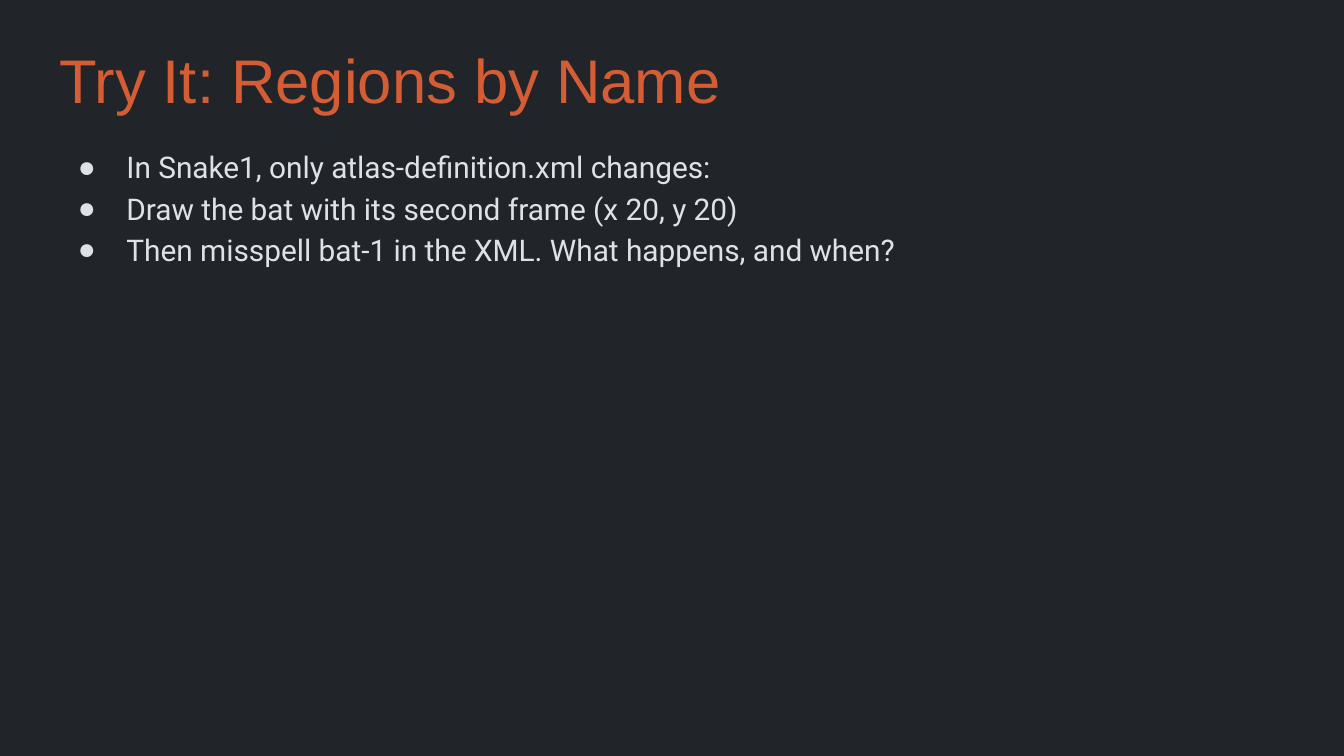
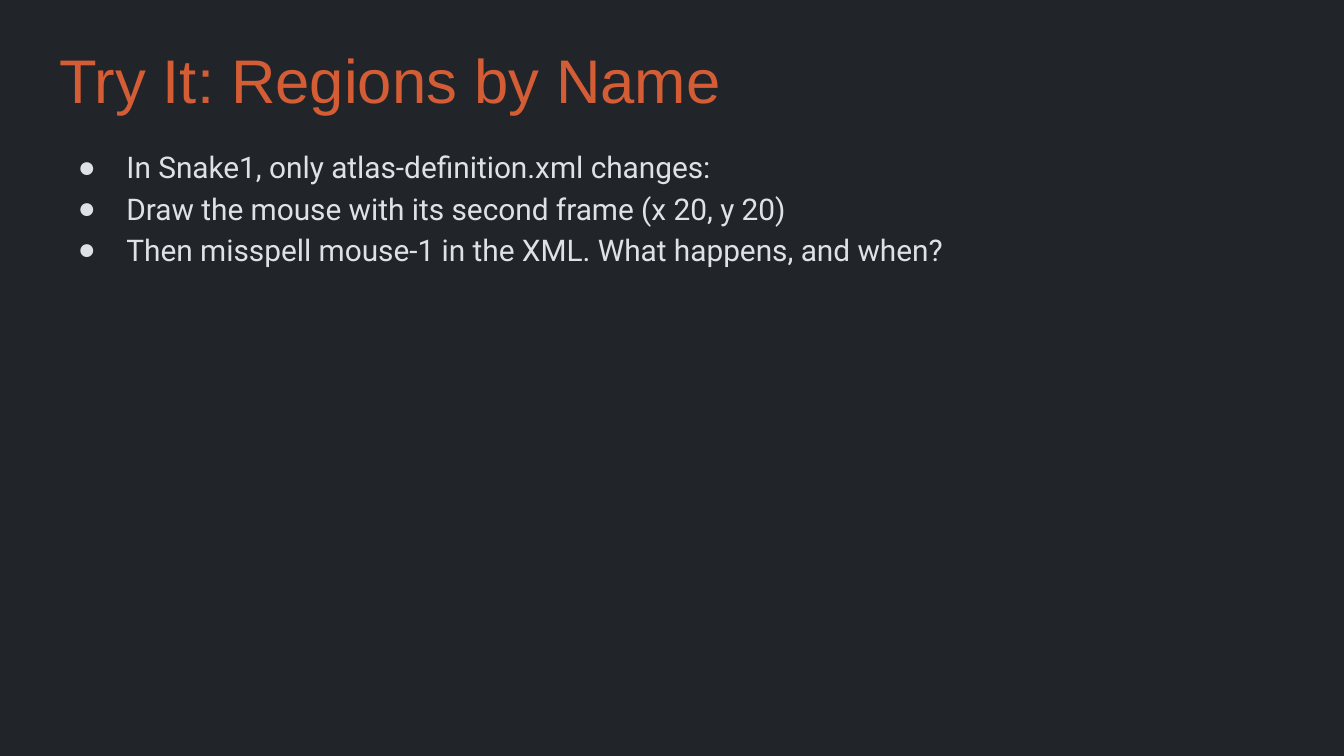
Before and after one commit to Metamate/gar, a slide deck: slide 12 of slides/03 Snake.pptx. Drawn at 1344x756 pixels with LibreOffice and Linux fonts; fonts in the diff are those of the drawing. Boxes give left, top, right and bottom in pixels: in the first picture for what was removed or moved away, otherwise in the second. Text is boxed around its words. In the diff, an @@ line names an element or a change of style, - is before the commit and + after.

```diff
--- a/slides/03 Snake.pptx
+++ b/slides/03 Snake.pptx
@@ text at box(126, 196, 943, 267): text changed @@
-● Draw the bat with its second frame (x 20, y 20)
-● Then misspell bat-1 in the XML. What happens, and when?
+● Draw the mouse with its second frame (x 20, y 20)
+● Then misspell mouse-1 in the XML. What happens, and when?
```
Also in this commit, not shown: 6 other slides changed, 11 other files.
